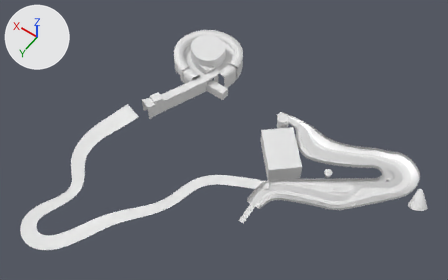
The Blender file Assets/Scenes/Scene_3/Scene_3.blend as it was, and as the next commit left it.
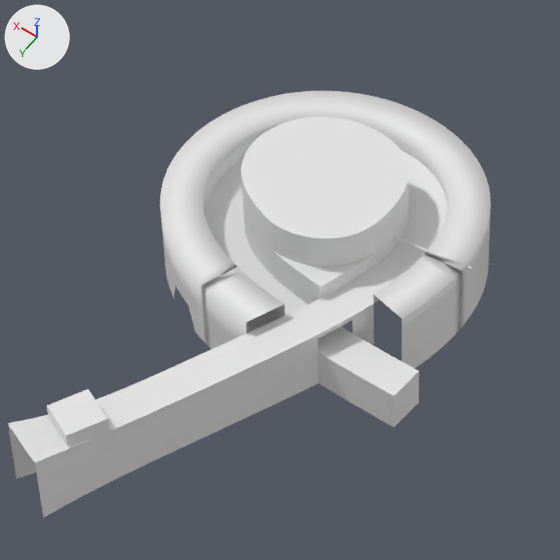
There are two pictures of each version: one whole from a camera (50 mm lens) standing at (-611.0, 980.0, 1931.0) and looking at (240.0, -212.0, 58.0), one close up on the part from 31% to 57% of the width and 4% to 46% of the height. The axes (+X, +Y, +Z) are drawn at upper left. The lights are the same throughout. Objects named as collision shapes, trigger or cutter boxes, shadow casters or lower levels of detail are left out.
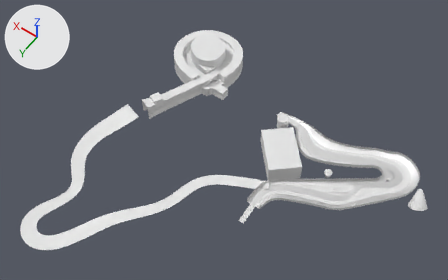
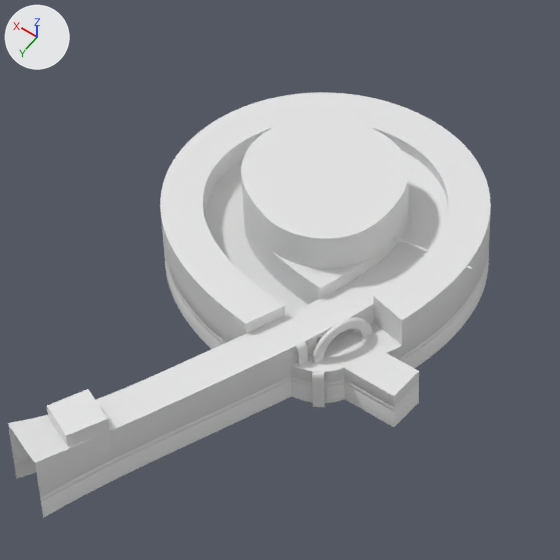
What changed in the scene script:
```text
Add mat_cake:
    mat_cake = principled_material('Cake')
    mat_cake.base_color = (0.8, 0.8, 0.8)  # white #e7e7e7
Add mat_water_2:
    mat_water_2 = principled_material('Water_2')
    mat_water_2.base_color = (0.8, 0.8, 0.8)  # white #e7e7e7
Add mat_cream_2:
    mat_cream_2 = principled_material('CReam_2')
    mat_cream_2.base_color = (0.8, 0.8, 0.8)  # white #e7e7e7
Add mat_leaf:
    mat_leaf = principled_material('Leaf')
    mat_leaf.base_color = (0.8, 0.8, 0.8)  # white #e7e7e7
Change me_nurbspath_007:
    used by ob_nurbspath_008; location = (0.0, 0.0, 0.0)
    remove me_nurbspath_007.from_pydata(...)  # 612 vertices, 437 faces; spans x 476.0..791.0, y -794.0..-231.0, z -120.0..-42.0
    remove me_nurbspath_007.materials.append(mat_gray)  # white #e7e7e7
    add me_nurbspath_007.from_pydata(...)  # 1681 vertices, 1485 faces; spans x 454.0..791.0, y -794.0..-231.0, z -120.0..-44.0
    me_nurbspath_007 part 1: a new loose piece of 28 vertices spanning x 544.0..553.0, y -494.0..-483.0, z -78.0..-56.0, in mat_water_2 (white #e7e7e7)
    me_nurbspath_007 part 2: a new loose piece of 24 vertices spanning x 522.0..534.0, y -491.0..-480.0, z -120.0..-77.0, in mat_water_2 (white #e7e7e7)
    me_nurbspath_007 part 3: 199 vertices moved from x 476.0..791.0, y -794.0..-472.0, z -42.0 to x 476.0..791.0, y -794.0..-472.0, z -76.0..-44.0; 15 vertices removed from x 525.0..786.0, y -681.0..-472.0, z -120.0..-42.0; 1032 vertices added at x 454.0..791.0, y -794.0..-231.0, z -120.0..-44.0
    add me_nurbspath_007.materials.append(mat_water_2)  # white #e7e7e7
    add me_nurbspath_007.materials.append(mat_cream_2)  # white #e7e7e7
    add me_nurbspath_007.materials.append(mat_cake)  # white #e7e7e7
Add me_plane:
    me_plane.from_pydata(...)  # 120 vertices, 63 faces; spans x -3.04..-0.54, y -0.64..1.91, z -0.23..-0.07
    me_plane.polygons.foreach_set('use_smooth', [True] * 63)
    me_plane.materials.append(mat_leaf)  # white #e7e7e7
Change ob_torus_001:
    remove ob_torus_001.hide_set(True)
Remove ob_nurbspath_007:
    ob_nurbspath_007 = bpy.data.objects.new('NurbsPath.007', me_nurbspath_006)
    ob_nurbspath_007.location = (0.0, 0.0, 0.0)
    _m = ob_nurbspath_007.modifiers.new('EdgeSplit', 'EDGE_SPLIT')
Change ob_nurbspath_008:
    add _m = ob_nurbspath_008.modifiers.new('EdgeSplit', 'EDGE_SPLIT')
    add _m.split_angle = 0.529
Add ob_plane:
    ob_plane = bpy.data.objects.new('Plane', me_plane)
    ob_plane.location = (507.5, -555.8, -76.8)
    ob_plane.scale = (4.08, 4.08, 4.08)
    _m = ob_plane.modifiers.new('EdgeSplit', 'EDGE_SPLIT')
    _m.use_edge_angle = False
```

What differs and where, as boxes [x1, y1, x2, y2] in the close-ups (560 x 560 px):
'NurbsPath.008', reshaped, modifiers changed: before [8, 91, 491, 518]; after [8, 92, 491, 518]
'NurbsPath.007', deleted: before [246, 314, 419, 427]
'Torus.001', shown: after [312, 317, 372, 363]
'Plane', added: after [380, 337, 390, 345]
part 1 of me_nurbspath_007, added: after [296, 341, 308, 366]
part 2 of me_nurbspath_007, added: after [312, 371, 325, 407]
part 3 of me_nurbspath_007, built on: before [160, 91, 491, 396]; after [160, 92, 491, 419]
